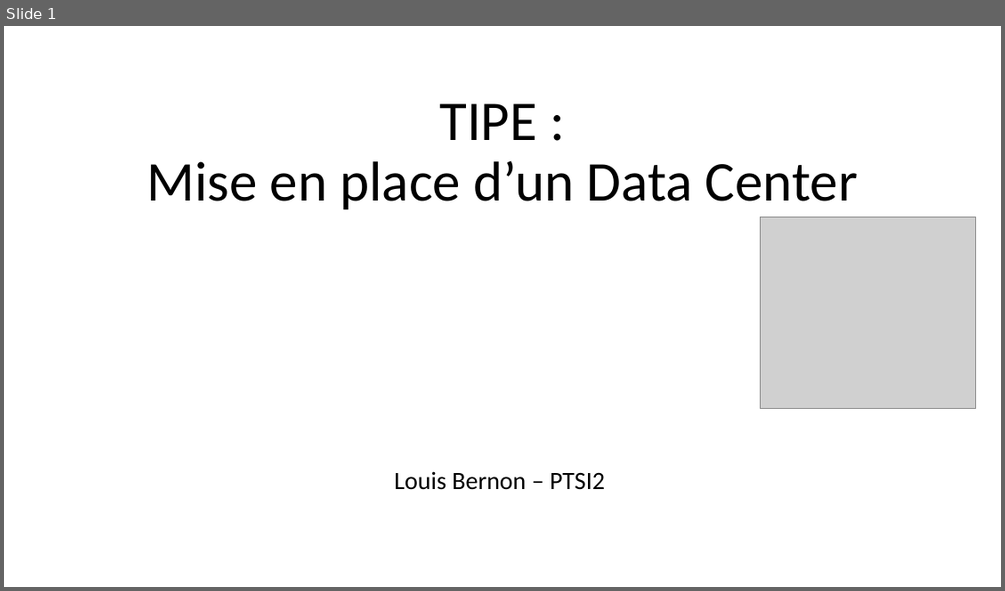
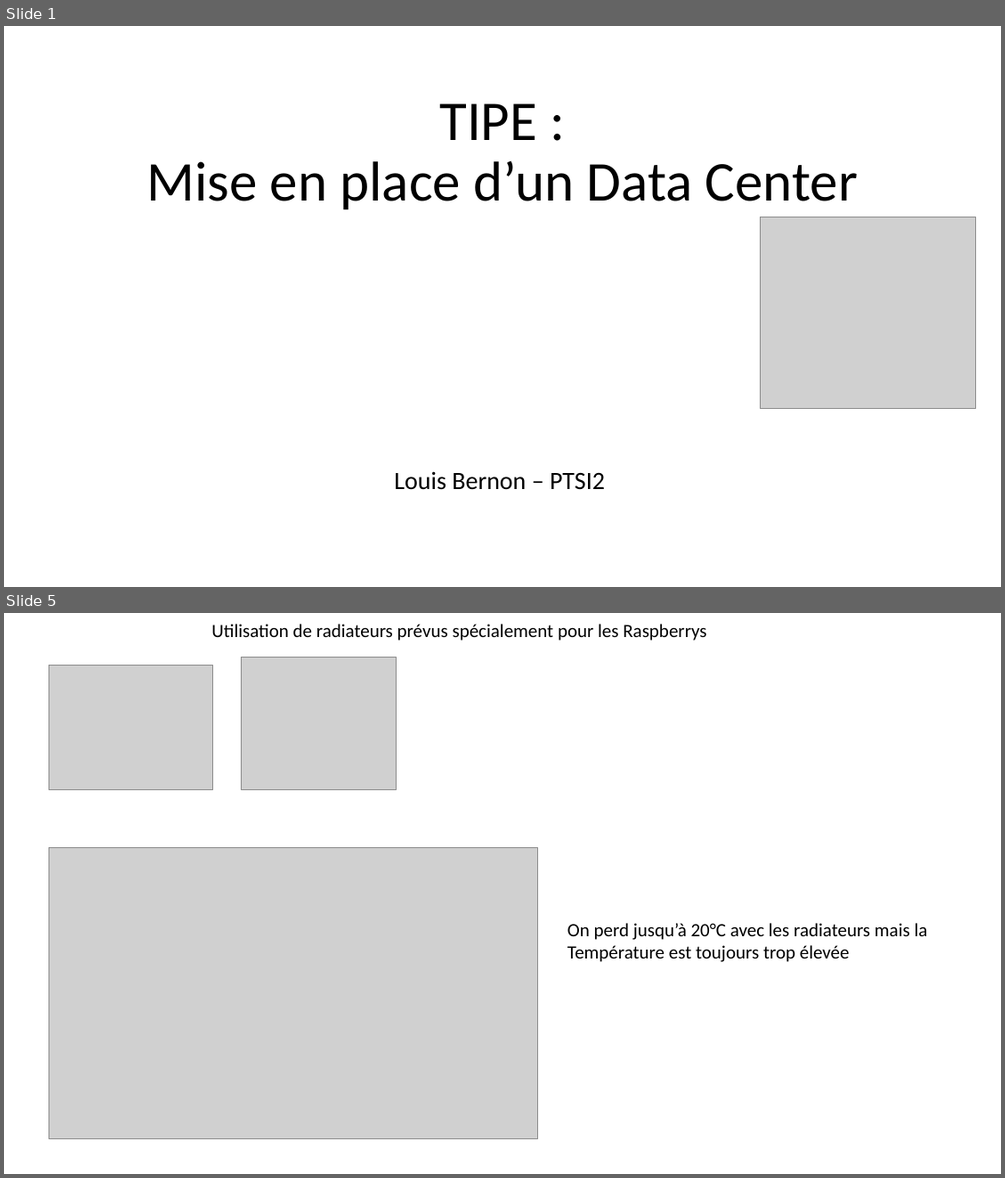
Before and after one commit to ZeromusSoftware/RPi3500, a slide deck: heat_control/Presentation_TIPE.pptx. Shown one above the other, each under a label of ours: slide 1 before the commit, slides 1 and 5 after it; the slides between them are not shown. The pictures are 1005x591 and 1005x1178 pixels, drawn with LibreOffice and Linux fonts; fonts in the diff are those of the drawing; grey boxes stand for pictures. Boxes give left, top, right and bottom in pixels: in the first picture for what was removed or moved away, otherwise in the second. Text is boxed around its words. In the diff, an @@ line names an element or a change of style, - is before the commit and + after.

```diff
--- a/heat_control/Presentation_TIPE.pptx
+++ b/heat_control/Presentation_TIPE.pptx
@@ slide 5 added at [4,613,1001,1174], background #FFFFFF @@
@@ text added at [211,624,706,641], 18 pt, text #000000 @@
+Utilisation de radiateurs prévus spécialement pour les Raspberrys
@@ picture added at [48,666,212,789] @@
@@ picture added at [241,657,396,789] @@
@@ picture added at [48,848,537,1139] @@
@@ text added at [567,923,928,962], 18 pt, text #000000 @@
+On perd jusqu’à 20°C avec les radiateurs mais la
+Température est toujours trop élevée
```
Also in this commit, not shown: 2 slides changed, 3 other slides added, 1 slide removed.
